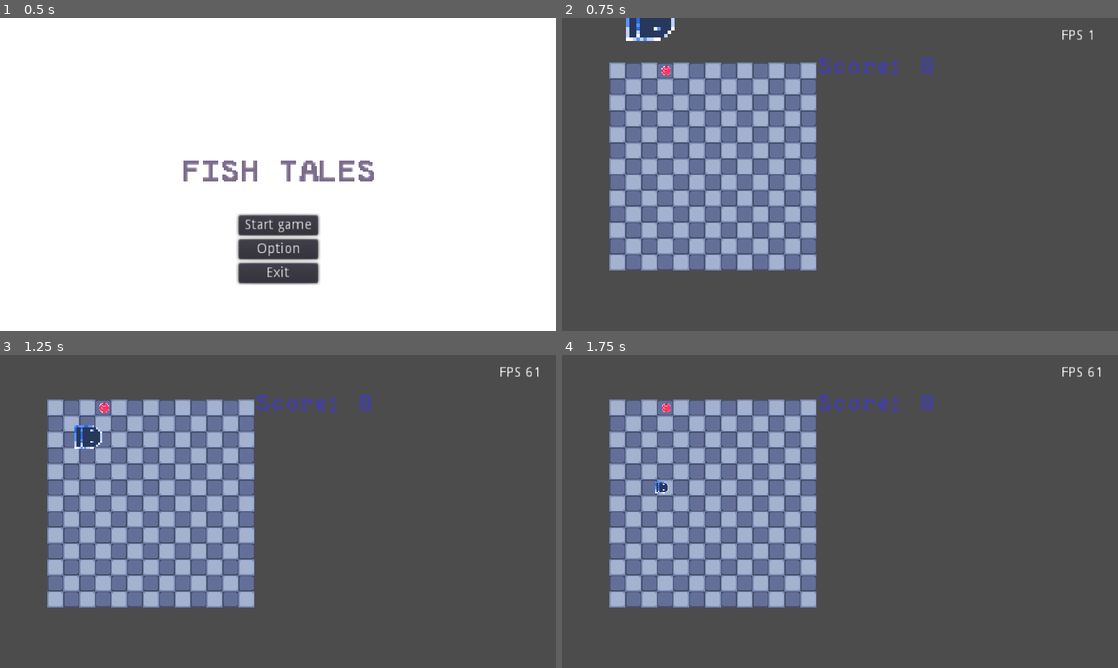
Above: before the commit, frames 1-4 (two rows, left to right).
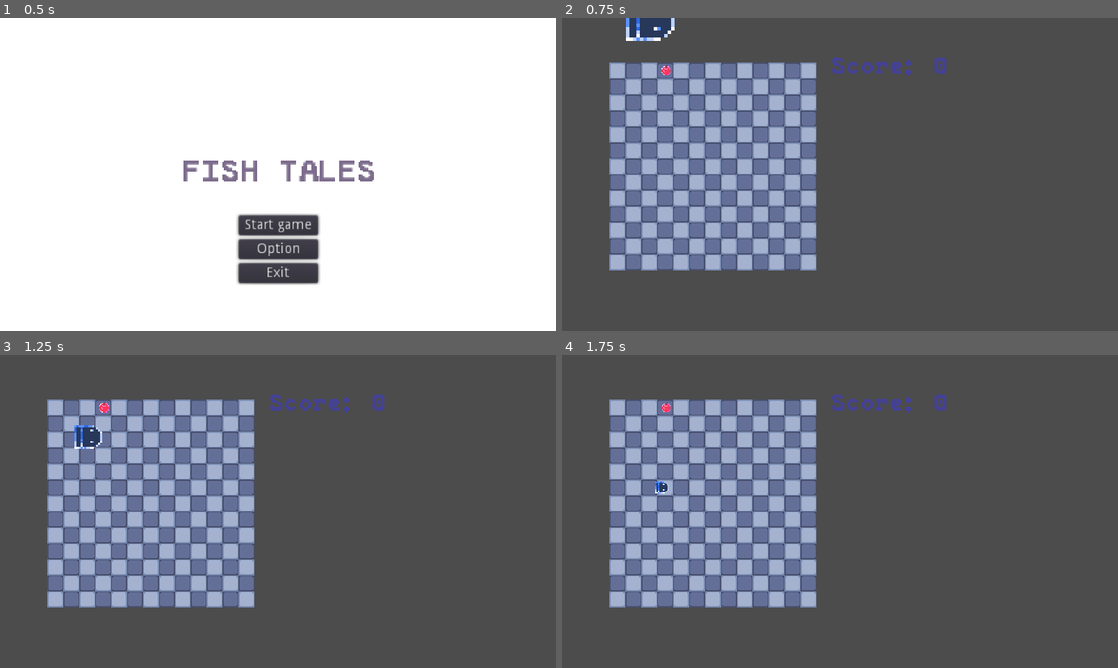
Above: after the commit, the same moments.

Repository: JustKwa/Snak-e
Game: Godot game, scene res://Scenes/main_menu.tscn
Two runs of this game, one before a commit and one after it. Both use one fixed random seed, a clock stepped at 60 frames per second and the inputs below.
Inputs:
- Up to frame 1 (0.5 s): no input
- Up to frame 2 (0.75 s): click "Start game" at 0.5 s
- Up to frame 3 (1.25 s): no input
- Up to frame 4 (1.75 s): tap Enter at 1.25 s; hold Right (ui_right) from 1.28 s (still down)

Frame 1 is identical in both runs. In frame 2, 0.5% of the frame differs, in the area x 46-96%, y 3-19%; in frame 3, 0.6%, in the area x 46-97%, y 3-19%; in frame 4, 0.6%.

Commit message:
Split collision check from snake controller to the collision object

Diff:
--- a/Scenes/level.tscn
+++ b/Scenes/level.tscn
@@ -5,7 +5,7 @@
 [ext_resource path="res://Scripts/level.gd" type="Script" id=3]
 [ext_resource path="res://Scripts/score_board.gd" type="Script" id=4]
 [ext_resource path="res://Sprites/tileset.png" type="Texture" id=5]
-[ext_resource path="res://scripts/fps_counter.gd" type="Script" id=6]
+[ext_resource path="res://Scripts/level_collision.gd" type="Script" id=6]
 [ext_resource path="res://Scripts/snake_controller.gd" type="Script" id=7]
 [ext_resource path="res://Sprites/background.png" type="Texture" id=8]
 [ext_resource path="res://PeaberryMono.ttf" type="DynamicFontData" id=9]
@@ -341,13 +341,14 @@
 "_edit_lock_": true
 }
 
-[node name="Level" type="Area2D" parent="."]
+[node name="level_collision" type="Area2D" parent="."]
 position = Vector2( -1, 0 )
+script = ExtResource( 6 )
 __meta__ = {
 "_edit_group_": true
 }
 
-[node name="CollisionPolygon2D" type="CollisionPolygon2D" parent="Level"]
+[node name="CollisionPolygon2D" type="CollisionPolygon2D" parent="level_collision"]
 position = Vector2( -1, -55 )
 build_mode = 1
 polygon = PoolVector2Array( 229, 284, 12, 285, 20, 278, 224, 278, 224, 74, 20, 74, 20, 278, 11, 278, 15, 69, 227, 70 )
@@ -386,9 +387,9 @@
 
 [node name="score_board" type="Control" parent="."]
 modulate = Color( 0.266667, 0.254902, 0.603922, 1 )
-margin_left = 226.0
+margin_left = 239.0
 margin_top = 10.0
-margin_right = 271.0
+margin_right = 284.0
 margin_bottom = 25.0
 rect_scale = Vector2( 1.5, 1.5 )
 script = ExtResource( 4 )
@@ -411,12 +412,6 @@
 region_enabled = true
 region_rect = Rect2( 0, 184, 181, 12.069 )
 
-[node name="fps_counter" type="Label" parent="."]
-margin_left = 470.0
-margin_top = -17.0
-margin_right = 510.0
-margin_bottom = -3.0
-script = ExtResource( 6 )
-
-[connection signal="area_entered" from="Level" to="snake" method="_on_Level_area_entered"]
-[connection signal="game_over" from="snake" to="." method="_on_snake_game_over"]
+[connection signal="area_entered" from="level_collision" to="level_collision" method="_on_level_collision_area_entered"]
+[connection signal="area_entered" from="level_collision" to="snake" method="_on_Level_area_entered"]
+[connection signal="game_over" from="level_collision" to="." method="_on_level_collision_game_over"]
--- a/Scripts/level.gd
+++ b/Scripts/level.gd
@@ -7,6 +7,7 @@
 onready var food = preload("res://Scenes/food.tscn")
 onready var restart = preload("res://Scenes/restart_popup.tscn")
 onready var snake = preload("res://Scenes/Snake.tscn")
+onready var level_collision = $level_collision
 
 var old_score: int = 0
 
@@ -41,14 +42,14 @@
 	get_node("snake").food_eaten()
 
 
-func _on_snake_game_over():
+func restart_popup():
+	var instance = restart.instance()
+	get_tree().paused = true
+	call_deferred('add_child', instance)
+
+
+func _on_level_collision_game_over():
 	global_var.game_over = true
 	if global_var.player_score > global_var.high_score : global_var.high_score = global_var.player_score
 	$snake.get_node('head').animation_player.play('death')
 	global_var.speed = 0
-
-
-func restart_popup():
-	var instance = restart.instance()
-	get_tree().paused = true
-	call_deferred('add_child', instance)
--- /dev/null
+++ b/Scripts/level_collision.gd
@@ -0,0 +1,9 @@
+extends Area2D
+
+signal game_over
+
+func _on_level_collision_area_entered(area):
+	if "head" in area.name:
+		emit_signal("game_over")
+	elif "body" in area.name:
+		area.bounce()
--- a/Scripts/snake_controller.gd
+++ b/Scripts/snake_controller.gd
@@ -65,12 +65,8 @@
 	animation_player.play("eat_shoot")
 
 
-func game_over():
-	emit_signal("game_over")
-
-
 func _on_Level_area_entered(area: Area2D):
 	if "head" in area.name:
-		game_over()
+		emit_signal("game_over")
 	elif "body" in area.name:
 		get_node(area.name).bounce()
